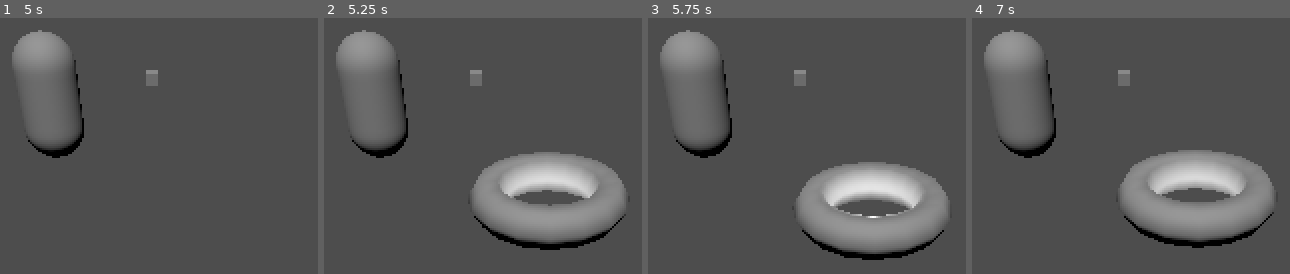
Above: before the commit, frames 1-4 (left to right).
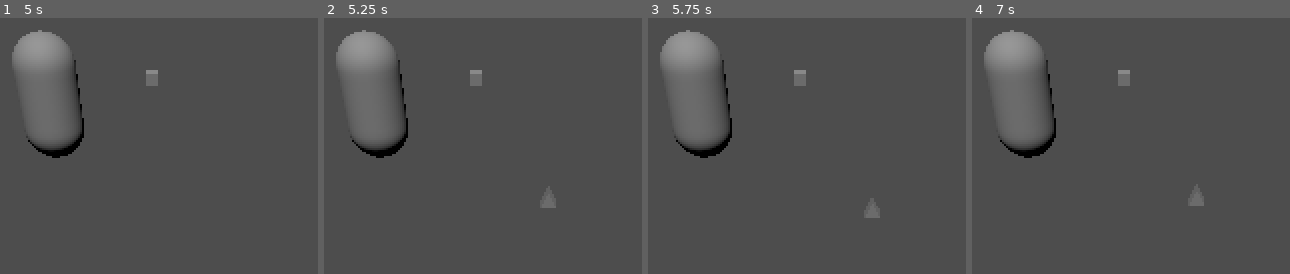
Above: after the commit, the same moments.

Repository: SaturnHafen/spleeef
Game: Godot game, scene res://scenes/level.tscn
The game is run twice, just before and just after one commit, with the same random seed, the same clock (stepped at 60 frames per second) and the same inputs.
Inputs:
- Up to frame 1 (5 s): tap Enter at 0.5, 2, 3.5 s; tap Space at 1.25, 2.75, 4.25 s
- Up to frame 2 (5.25 s): no input
- Up to frame 3 (5.75 s): no input
- Up to frame 4 (7 s): no input

Frame 1 is identical in both runs. In frame 2, 13% of the frame differs, in the area x 46-95%, y 52-91%; in frame 3, 13%; in frame 4, 13%.

Commit message:
Add laser gun

Diff:
--- a/project.godot
+++ b/project.godot
@@ -42,3 +42,8 @@
 "events": [Object(InputEventJoypadButton,"resource_local_to_scene":false,"resource_name":"","device":-1,"button_index":0,"pressure":0.0,"pressed":true,"script":null)
 ]
 }
+player_0_action={
+"deadzone": 0.5,
+"events": [Object(InputEventJoypadButton,"resource_local_to_scene":false,"resource_name":"","device":-1,"button_index":1,"pressure":0.0,"pressed":true,"script":null)
+]
+}
--- /dev/null
+++ b/scenes/item_laser_gun.tscn
@@ -0,0 +1,21 @@
+[gd_scene load_steps=4 format=3 uid="uid://cxs07ihxx8pl5"]
+
+[ext_resource type="Script" path="res://scripts/item_laser_gun.gd" id="1_84xvm"]
+[ext_resource type="PackedScene" uid="uid://dh0i2l2q6r83p" path="res://scenes/projectile_laser.tscn" id="2_m6mnt"]
+
+[sub_resource type="PrismMesh" id="PrismMesh_i3288"]
+size = Vector3(0.2, 0.2, 0.2)
+
+[node name="LaserGun" type="CSGMesh3D"]
+mesh = SubResource("PrismMesh_i3288")
+script = ExtResource("1_84xvm")
+projectile = ExtResource("2_m6mnt")
+
+[node name="Cooldown" type="Timer" parent="."]
+wait_time = 3.0
+one_shot = true
+autostart = true
+
+[node name="Laser" type="Marker3D" parent="."]
+
+[connection signal="timeout" from="Cooldown" to="." method="_on_cooldown_timeout"]
--- a/scenes/level.tscn
+++ b/scenes/level.tscn
@@ -2,7 +2,7 @@
 
 [ext_resource type="PackedScene" uid="uid://ds50rurer35xb" path="res://scenes/player.tscn" id="1_x5xcl"]
 [ext_resource type="PackedScene" uid="uid://c4yumdc3ig2i6" path="res://scenes/item_spawner.tscn" id="2_7j2rp"]
-[ext_resource type="PackedScene" uid="uid://bahsid2uy1bvw" path="res://scenes/demo_item.tscn" id="3_uhuvl"]
+[ext_resource type="PackedScene" uid="uid://cxs07ihxx8pl5" path="res://scenes/item_laser_gun.tscn" id="3_v885p"]
 
 [sub_resource type="WorldBoundaryShape3D" id="WorldBoundaryShape3D_x8wva"]
 
@@ -24,4 +24,4 @@
 
 [node name="ItemSpawner" parent="." instance=ExtResource("2_7j2rp")]
 transform = Transform3D(1, 0, 0, 0, 1, 0, 0, 0, 1, 0.217092, 0.707905, -3.9059)
-spawnable_item = ExtResource("3_uhuvl")
+spawnable_item = ExtResource("3_v885p")
--- a/scenes/player.tscn
+++ b/scenes/player.tscn
@@ -19,4 +19,5 @@
 transform = Transform3D(1, 0, 0, 0, 1, 0, 0, 0, 1, 1.72816, 0.303267, 0)
 size = Vector3(0.2, 0.2, 0.2)
 
-[node name="Hand" type="Node3D" parent="."]
+[node name="Hand" type="Marker3D" parent="."]
+transform = Transform3D(1, 0, 0, 0, 1, 0, 0, 0, 1, 0, 0, 0.571574)
--- /dev/null
+++ b/scenes/projectile_laser.tscn
@@ -0,0 +1,75 @@
+[gd_scene load_steps=6 format=3 uid="uid://dh0i2l2q6r83p"]
+
+[sub_resource type="CylinderShape3D" id="CylinderShape3D_57plm"]
+height = 50.0
+
+[sub_resource type="StandardMaterial3D" id="StandardMaterial3D_r136w"]
+albedo_color = Color(0.87451, 0.509804, 0.270588, 0.2)
+
+[sub_resource type="Animation" id="Animation_ckna3"]
+resource_name = "shoot"
+tracks/0/type = "value"
+tracks/0/imported = false
+tracks/0/enabled = true
+tracks/0/path = NodePath("CSGCylinder3D:radius")
+tracks/0/interp = 1
+tracks/0/loop_wrap = true
+tracks/0/keys = {
+"times": PackedFloat32Array(0, 0.4, 0.5, 0.6, 0.7, 1),
+"transitions": PackedFloat32Array(1, 1, 1, 1, 1, 1),
+"update": 0,
+"values": [0.001, 0.001, 0.5, 0.5, 0.001, 0.001]
+}
+tracks/1/type = "method"
+tracks/1/imported = false
+tracks/1/enabled = true
+tracks/1/path = NodePath(".")
+tracks/1/interp = 1
+tracks/1/loop_wrap = true
+tracks/1/keys = {
+"times": PackedFloat32Array(1),
+"transitions": PackedFloat32Array(1),
+"values": [{
+"args": [],
+"method": &"queue_free"
+}]
+}
+
+[sub_resource type="Animation" id="Animation_hy8i3"]
+length = 0.001
+tracks/0/type = "value"
+tracks/0/imported = false
+tracks/0/enabled = true
+tracks/0/path = NodePath("CSGCylinder3D:radius")
+tracks/0/interp = 1
+tracks/0/loop_wrap = true
+tracks/0/keys = {
+"times": PackedFloat32Array(0),
+"transitions": PackedFloat32Array(1),
+"update": 0,
+"values": [0.001]
+}
+
+[sub_resource type="AnimationLibrary" id="AnimationLibrary_adxg6"]
+_data = {
+"RESET": SubResource("Animation_hy8i3"),
+"shoot": SubResource("Animation_ckna3")
+}
+
+[node name="Laser" type="Area3D"]
+
+[node name="CollisionShape3D" type="CollisionShape3D" parent="."]
+transform = Transform3D(-4.37114e-08, -1, 0, 1, -4.37114e-08, 0, 0, 0, 1, 25, 0, 0)
+shape = SubResource("CylinderShape3D_57plm")
+
+[node name="CSGCylinder3D" type="CSGCylinder3D" parent="."]
+transform = Transform3D(-4.37114e-08, -1, 0, 1, -4.37114e-08, 0, 0, 0, 1, 25, 0, 0)
+radius = 0.001
+height = 50.0
+material = SubResource("StandardMaterial3D_r136w")
+
+[node name="AnimationPlayer" type="AnimationPlayer" parent="."]
+libraries = {
+"": SubResource("AnimationLibrary_adxg6")
+}
+autoplay = "shoot"
--- /dev/null
+++ b/scripts/item_laser_gun.gd
@@ -0,0 +1,14 @@
+extends CSGMesh3D
+
+var active = false
+
+@export var projectile: PackedScene
+
+func shoot():
+	if active:
+		$Cooldown.start()
+		$Laser.add_child(projectile.instantiate())
+		active = false
+
+func _on_cooldown_timeout():
+	active = true
--- a/scripts/player.gd
+++ b/scripts/player.gd
@@ -8,6 +8,11 @@
 
 @export_enum("Player 1", "Player 2", "Player 3", "Player 4") var player: int = 0
 
+func _process(delta):
+	if Input.is_action_just_pressed("player_%d_action" % player):
+		var item = $Hand.get_child(0)
+		if item:
+			item.shoot()
 
 func _physics_process(delta):
 	# Add the gravity.
